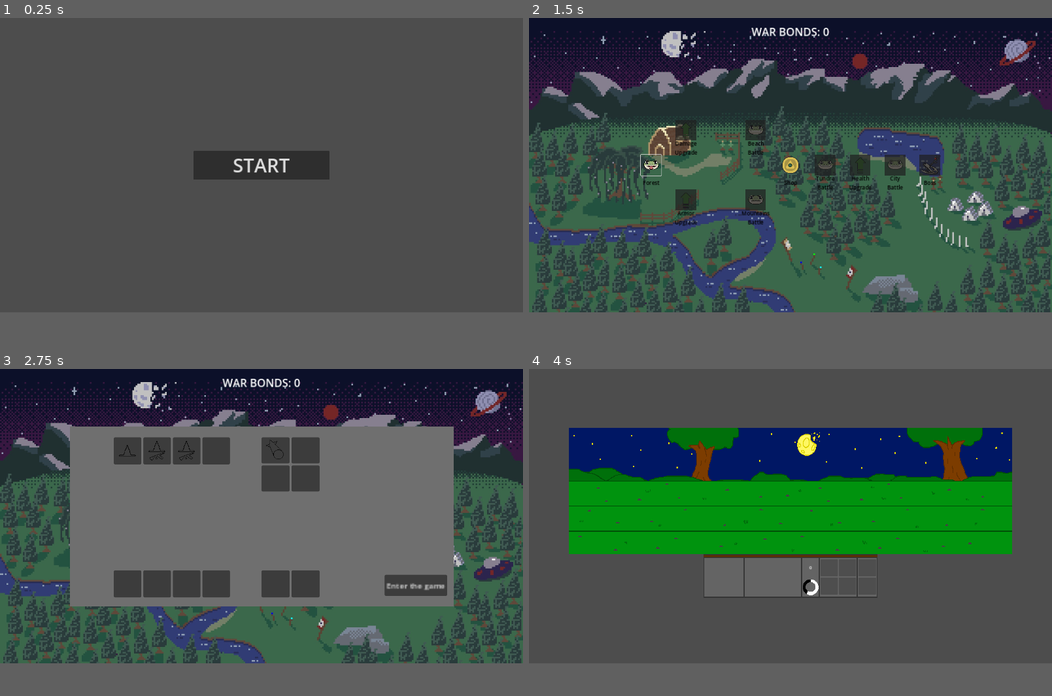
Above: before the commit, frames 1-4 (two rows, left to right).
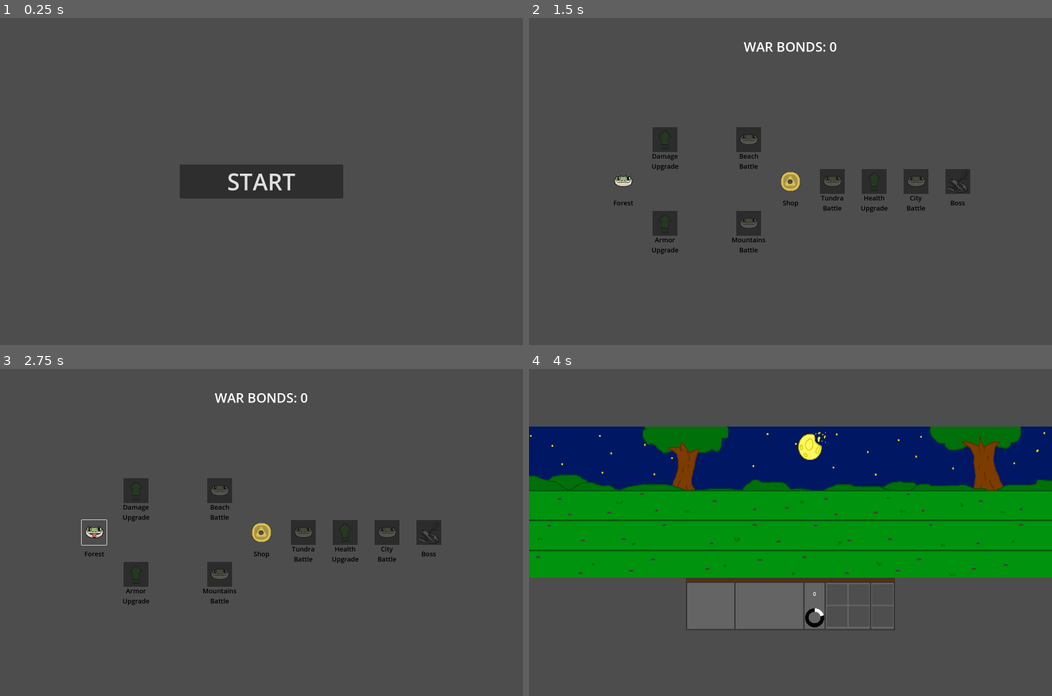
Above: after the commit, the same moments.

Repository: SammyCadian/wizards-who-hate-lizards
Game: Godot game, scene res://game.tscn
Same seed, same stepped clock (60 frames per second), same inputs: the game is played once before the commit and once after it. The engine's default icon, where the game draws it, is replaced by a stand-in: a white triangle on a blue panel in a dark square.
Inputs (mouse positions are in pixels of both pictures, inside the frame that each line leads up to):
- Up to frame 1 (0.25 s): no input
- Up to frame 2 (1.5 s): click "START" at 0.5 s; click (649, 165) at 1.27 s
- Up to frame 3 (2.75 s): click (94, 516) at 2.02 s
- Up to frame 4 (4 s): click (947, 584) at 2.75 s, where only the run before the commit has a clickable "Enter the game"; click (973, 591) at 3.5 s, where only the run after the commit has a clickable "Enter the game"
The window is 800x450 before the commit and 800x500 after it. Grey fills any space a smaller window leaves; there, only what the larger window draws over its background counts as a difference.

The runs differ from the first frame. In frame 1, 3.3% of the frame differs, in the area x 34-66%, y 40-56%; in frame 2, 79%, in the area x 0-100%, y 0-90%; in frame 3, 77%; in frame 4, 23%.

Commit message:
nothing changed here i think

Diff:
--- a/Scenes/Battle/battle_manager.gd
+++ b/Scenes/Battle/battle_manager.gd
@@ -39,7 +39,7 @@
 func playerWins():
 	# Update player variables
 	Global.ADD_WAR_BONDS(100)
-	get_parent().updateWarBonds()
+	get_parent().get_node("Map").get_node("WarBonds").text = "WAR BONDS: %s" % Global.PLAYER_WAR_BONDS
 	Global.BATTLES_WON += 1
 	Global.NODES_COMPLETED += 1
 
@@ -54,7 +54,6 @@
 	Global.PLAYER_WAR_BONDS = 0
 	Global.BATTLES_WON = 0
 	Global.NODES_COMPLETED = 0
-	Global.boughtItems = []
 
 	# Instantiate the Game Over UI
 	var gameOverInstance = gameOverScene.instantiate()
--- a/Scenes/UI/map.tscn
+++ b/Scenes/UI/map.tscn
@@ -1,7 +1,7 @@
 [gd_scene load_steps=3 format=3 uid="uid://dsl6gtr1e6wls"]
 
+[ext_resource type="Texture2D" uid="uid://1hyfmby6yd5s" path="res://icon.svg" id="1_k3vwj"]
 [ext_resource type="Script" path="res://Scenes/UI/map.gd" id="1_yijh4"]
-[ext_resource type="Texture2D" uid="uid://ddngoex8hpksj" path="res://Sprites/UI/NodeMapBackground.png" id="2_2hlxw"]
 
 [node name="Map" type="Node2D"]
 script = ExtResource("1_yijh4")
@@ -9,7 +9,9 @@
 [node name="Camera2D" type="Camera2D" parent="."]
 
 [node name="Background" type="Sprite2D" parent="."]
-texture = ExtResource("2_2hlxw")
+visible = false
+scale = Vector2(10, 6)
+texture = ExtResource("1_k3vwj")
 
 [node name="node0" type="Marker2D" parent="."]
 position = Vector2(-512, 0)
@@ -39,3 +41,14 @@
 
 [node name="node7" type="Marker2D" parent="."]
 position = Vector2(512, 0)
+
+[node name="WarBonds" type="Label" parent="."]
+offset_left = -168.0
+offset_top = -488.0
+offset_right = 168.0
+offset_bottom = -336.0
+theme_override_font_sizes/font_size = 40
+text = "WAR BONDS: 0"
+horizontal_alignment = 1
+vertical_alignment = 1
+autowrap_mode = 2
--- a/Scenes/Units/Wizards/autorifle.gd
+++ b/Scenes/Units/Wizards/autorifle.gd
@@ -33,7 +33,7 @@
 	if see_enemy:
 		velocity = Vector2(0, 0)
 	elif !see_enemy:
-		velocity = Vector2(speed, 0)
+		velocity = Vector2(speed * speed_multiplier, 0)
 	move_and_slide()
 
 
--- a/Scenes/Units/Wizards/rifleman.gd
+++ b/Scenes/Units/Wizards/rifleman.gd
@@ -33,7 +33,7 @@
 	if see_enemy:
 		velocity = Vector2(0, 0)
 	elif !see_enemy:
-		velocity = Vector2(speed, 0)
+		velocity = Vector2(speed * speed_multiplier, 0)
 	move_and_slide()
 
 
--- a/Scenes/Units/Wizards/scout.gd
+++ b/Scenes/Units/Wizards/scout.gd
@@ -33,7 +33,7 @@
 	if see_enemy:
 		velocity = Vector2(0, 0)
 	elif !see_enemy:
-		velocity = Vector2(speed, 0)
+		velocity = Vector2(speed * speed_multiplier, 0)
 	move_and_slide()
 
 
--- a/game.gd
+++ b/game.gd
@@ -18,7 +18,7 @@
 
 # Switch and load scenes
 # Returns the newly loaded scene if caller needs it (as seen in Battle Manager)
-func loadScene(path : String) -> Node:
+func loadScene(path : String) -> Node2D:
 	# Clear old scene and hide the map
 	clearScene()
 	unloadMap()
@@ -37,12 +37,9 @@
 
 func loadMap():
 	clearScene()
-	updateWarBonds()
-	showWarBonds()
 	map.show()
 
 func unloadMap():
-	hideWarBonds()
 	map.hide()
 
 func restartGame():
@@ -52,12 +49,3 @@
 
 	# Go back to the start menu
 	loadStart()
-
-func showWarBonds():
-	$WarBonds.show()
-
-func hideWarBonds():
-	$WarBonds.hide()
-
-func updateWarBonds():
-	$WarBonds.text = "WAR BONDS: %s" % Global.PLAYER_WAR_BONDS
--- a/game.tscn
+++ b/game.tscn
@@ -7,16 +7,3 @@
 script = ExtResource("1_7jktm")
 
 [node name="BattleManager" parent="." instance=ExtResource("1_80nbo")]
-
-[node name="WarBonds" type="Label" parent="."]
-visible = false
-z_index = 10
-offset_left = -312.0
-offset_top = -548.0
-offset_right = 312.0
-offset_bottom = -432.0
-theme_override_font_sizes/font_size = 40
-text = "WAR BONDS: 0"
-horizontal_alignment = 1
-vertical_alignment = 1
-autowrap_mode = 2
--- a/global.gd
+++ b/global.gd
@@ -1,7 +1,4 @@
 extends Node
-
-# Global array to track purchased shop items
-var boughtItems = []
 
 # Global variable to track the player's reward from battle
 var PLAYER_WAR_BONDS = 0
--- a/project.godot
+++ b/project.godot
@@ -21,9 +21,8 @@
 
 [display]
 
-window/size/viewport_width=1920
-window/size/viewport_height=1080
-window/stretch/mode="canvas_items"
+window/size/viewport_width=1600
+window/size/viewport_height=1000
 
 [input]
 
